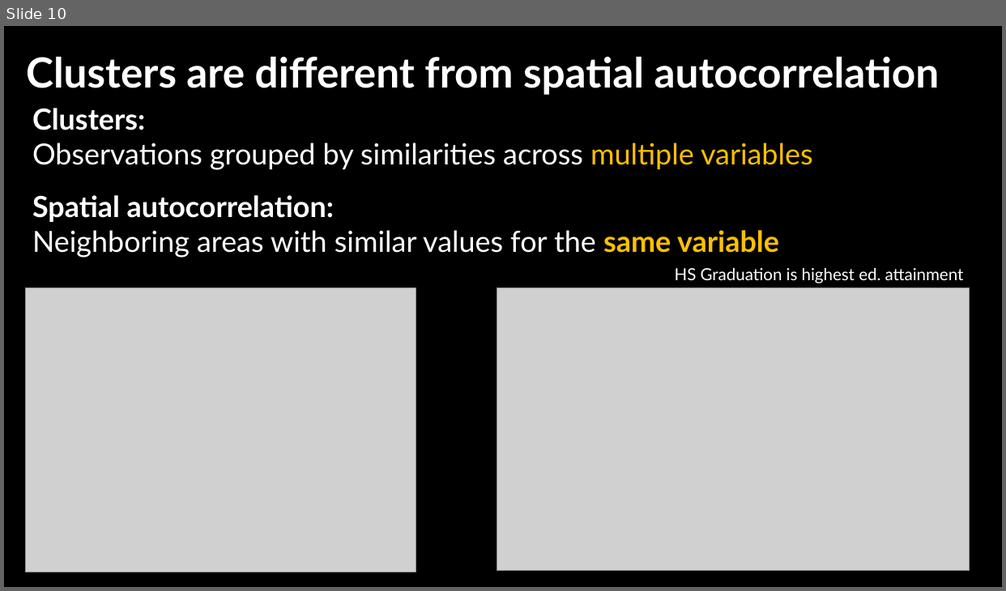
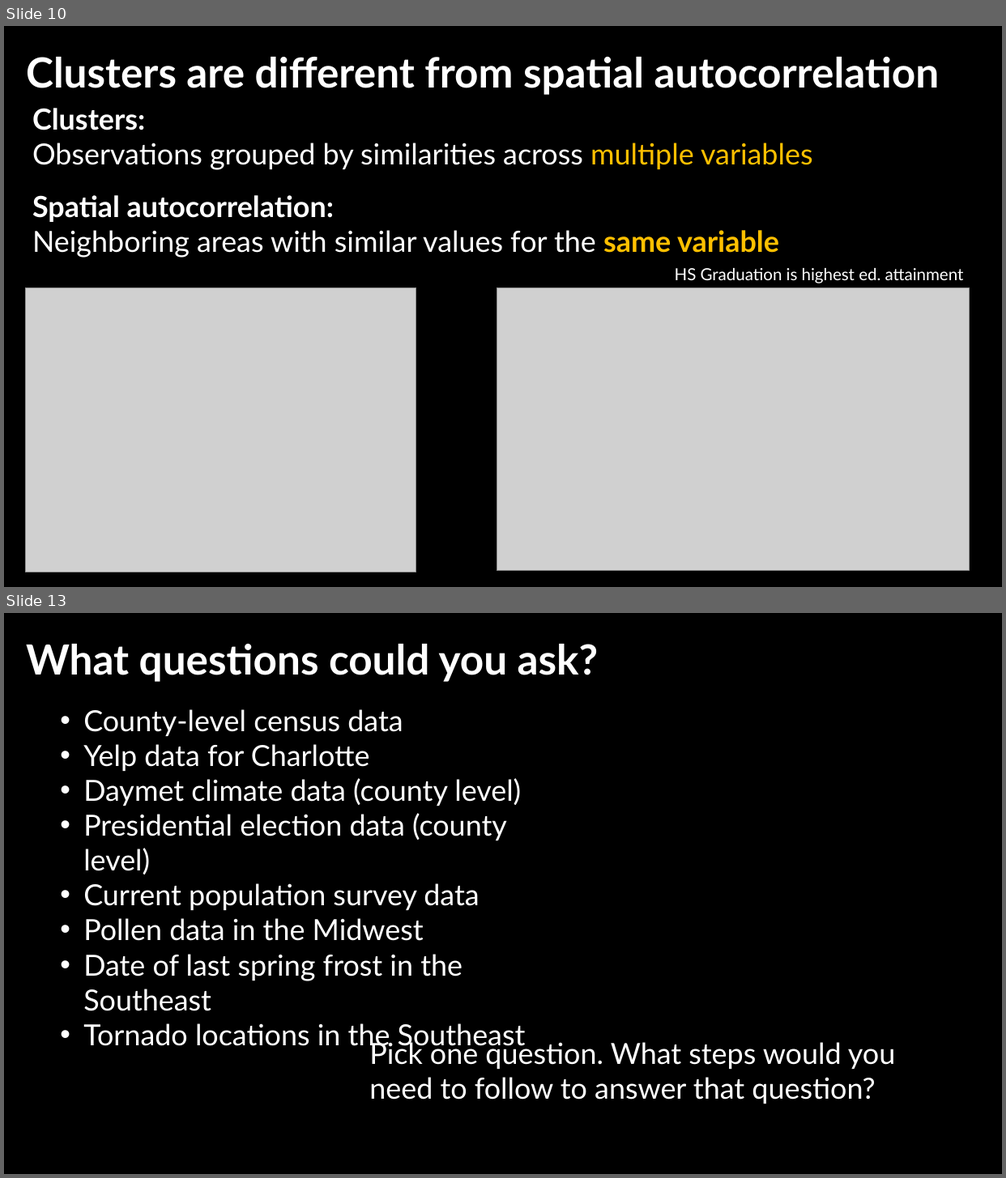
Before and after one commit to jshannon75/geog4300, a slide deck: in_class_slides/geog4300_W013-1 Clustering; Final project.pptx. Shown one above the other, each under a label of ours: slide 10 before the commit, slides 10 and 13 after it; the slides between them are not shown. The pictures are 1006x591 and 1006x1178 pixels, drawn with LibreOffice and Linux fonts; fonts in the diff are those of the drawing; grey boxes stand for pictures; background and template pictures are left out. Boxes give left, top, right and bottom in pixels: in the first picture for what was removed or moved away, otherwise in the second. Text is boxed around its words. In the diff, an @@ line names an element or a change of style, - is before the commit and + after.

```diff
--- a/in_class_slides/geog4300_W013-1 Clustering; Final project.pptx
+++ b/in_class_slides/geog4300_W013-1 Clustering; Final project.pptx
@@ slide 13 added at <box>4,613,1002,1174</box>, background picture (left out) @@
@@ text added at <box>26,644,599,682</box>, 40 pt, text #FFFFFF, bold @@
+What questions could you ask?
@@ text added at <box>83,709,526,1051</box>, 28 pt, text #FFFFFF @@
+• County-level census data
+• Yelp data for Charlotte
+• Daymet climate data (county level)
+• Presidential election data (county level)
+• Current population survey data
+• Pollen data in the Midwest
+• Date of last spring frost in the Southeast
+• Tornado locations in the Southeast
@@ text added at <box>369,1039,895,1104</box>, 28 pt, text #FFFFFF @@
+Pick one question. What steps would you need to follow to answer that question?
```
Also in this commit, not shown: 1 slide changed, 3 other slides added.
